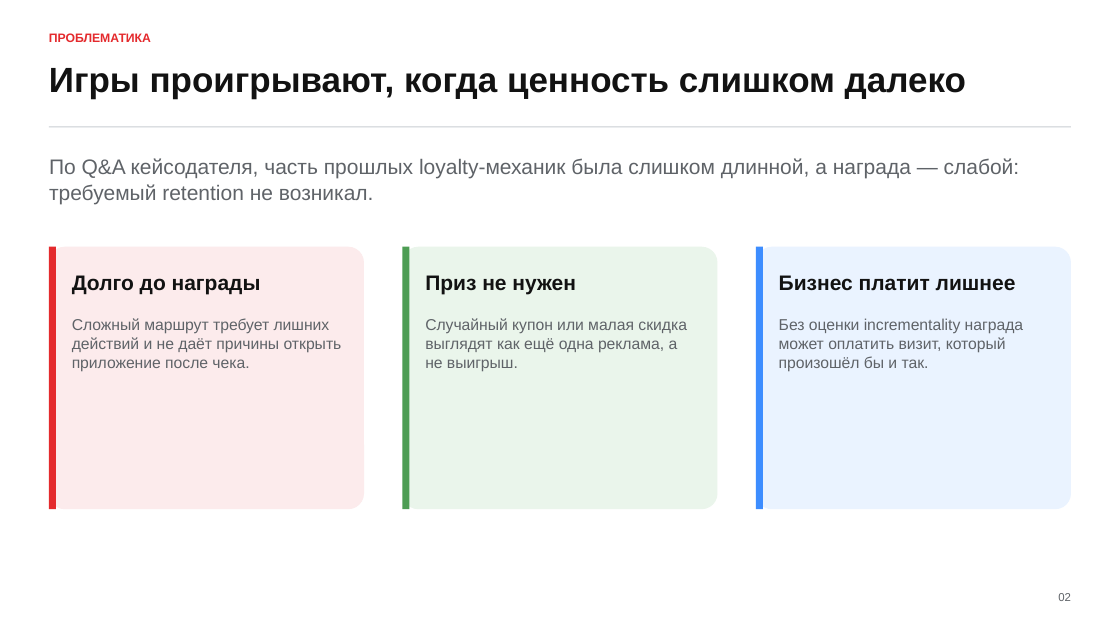
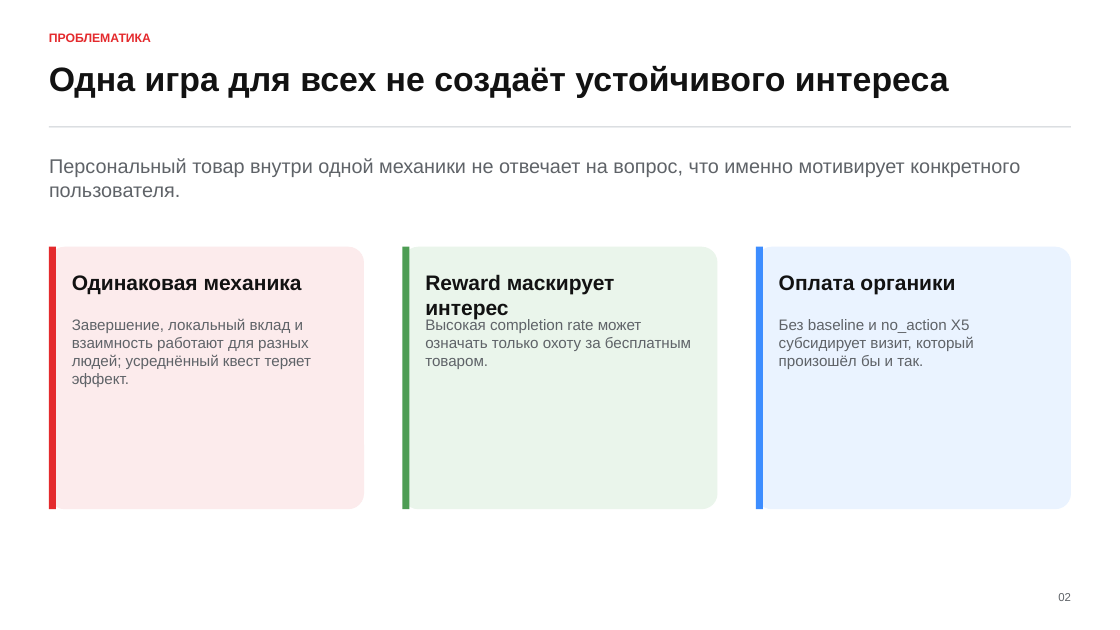
Before and after one commit to m4themagics/x5-loyalty-system, a slide deck: slide 2 of docs/project/deck.pptx. Drawn at 1120x630 pixels with LibreOffice and Linux fonts; fonts in the diff are those of the drawing. Boxes give left, top, right and bottom in pixels: in the first picture for what was removed or moved away, otherwise in the second. Text is boxed around its words. In the diff, an @@ line names an element or a change of style, - is before the commit and + after.

```diff
--- a/docs/project/deck.pptx
+++ b/docs/project/deck.pptx
@@ text at <box>49,65,949,98</box>: text changed; size 30 to 29 pt @@
-Игры проигрывают, когда ценность слишком далеко
+Одна игра для всех не создаёт устойчивого интереса
@@ text at <box>49,158,1020,197</box>: text changed; size 18 to 17 pt @@
-По Q&A кейсодателя, часть прошлых loyalty-механик была слишком длинной, а награда — слабой: требуемый retention не возникал.
+Персональный товар внутри одной механики не отвечает на вопрос, что именно мотивирует конкретного пользователя.
@@ text at <box>72,275,302,294</box>: text changed @@
-Долго до награды
+Одинаковая механика
@@ text at <box>425,274,615,320</box>: text changed @@
-Приз не нужен
+Reward маскирует интерес
@@ text at <box>779,275,955,294</box>: text changed @@
-Бизнес платит лишнее
+Оплата органики
@@ text at <box>72,319,311,387</box>: text changed; size 13.5 to 13 pt @@
-Сложный маршрут требует лишних действий и не даёт причины открыть приложение после чека.
+Завершение, локальный вклад и взаимность работают для разных людей; усреднённый квест теряет эффект.
@@ text at <box>425,317,691,369</box>: text changed; size 13.5 to 13 pt @@
-Случайный купон или малая скидка выглядят как ещё одна реклама, а не выигрыш.
+Высокая completion rate может означать только охоту за бесплатным товаром.
@@ text at <box>779,319,974,369</box>: text changed; size 13.5 to 13 pt @@
-Без оценки incrementality награда может оплатить визит, который произошёл бы и так.
+Без baseline и no_action X5 субсидирует визит, который произошёл бы и так.
```
Also in this commit, not shown: 11 other slides changed, 3 slides added, 3 slides removed, 3 other files.
